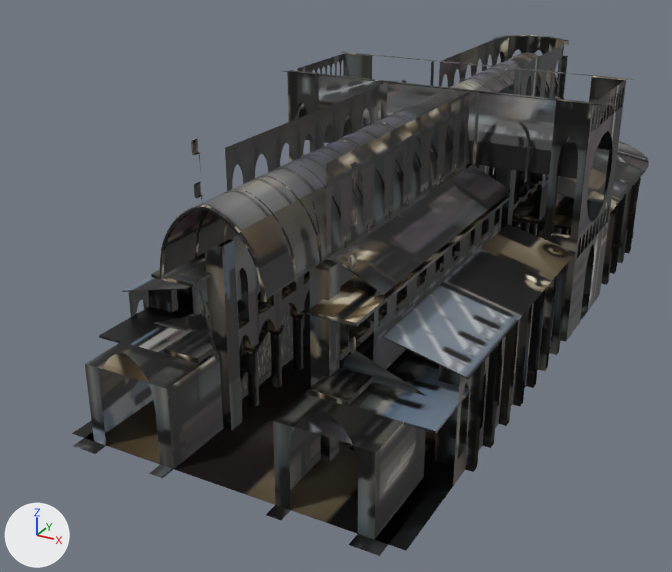
The glTF model cathedral/site/assets/interior.glb as it was, and as the next commit left it.
The view is the same before and after, from a camera (50 mm lens) standing at (52.7, -66.1, 62.4) and looking at (-10.5, 48.9, 4.9). Every picture has the same lights, and +X, +Y and +Z are marked at lower left. The older version comes first. Vertices at exactly the same position are counted once.

The scene before the commit, as lines of its bpy script (objects in view):
```python
me_int_stone = bpy.data.meshes.new('Int_Stone')
me_int_stone.from_pydata(...)  # 23042 vertices, 37822 faces; spans x -24.7..24.7, y 1.6..126.7, z 0.0..35.7
me_int_stone.materials.append(mat_ex_int)  # picture img_tex_int
ob_b_int = bpy.data.objects.new('B_int', me_int_stone)
ob_b_int.location = (0.0, 0.0, 0.0)
```
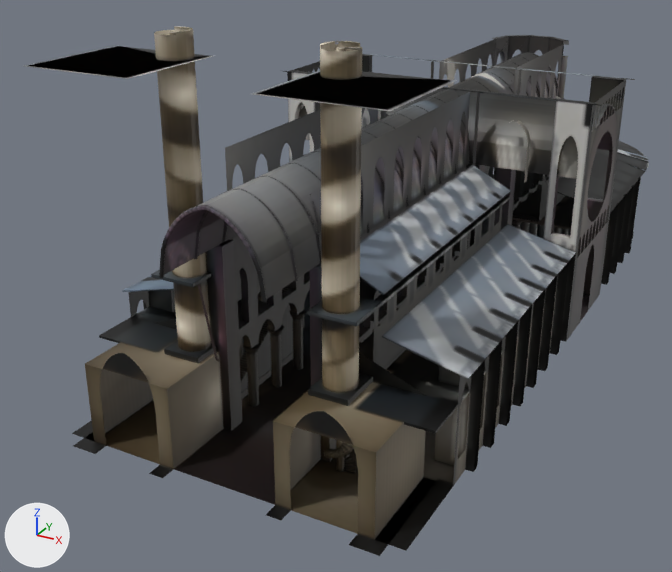
Boxes (x1, y1, x2, y2) around the edits, measured in the pictures (672 x 572 px):
'B_int', reshaped (8% wider)
    before: (72, 35, 649, 556)
    after: (24, 26, 649, 556)
part 1 of me_int_stone, built on
    after: (24, 26, 457, 474)
part 2 of me_int_stone, surface changed
    both: (73, 35, 649, 556)

The change, as a diff of the scene's bpy script:
```diff
--- a/cathedral/site/assets/interior.glb.py
+++ b/cathedral/site/assets/interior.glb.py
@@ me_int_stone @@
 # used by ob_b_int; location = (0.0, 0.0, 0.0)
-me_int_stone.from_pydata(...)  # 23042 vertices, 37822 faces; spans x -24.7..24.7, y 1.6..126.7, z 0.0..35.7
+me_int_stone.from_pydata(...)  # 27598 vertices, 45013 faces; spans x -24.7..24.7, y 1.6..126.7, z -0.2..47.9
+# me_int_stone part 1: 2 vertices moved within x -9.9, y 14.8, z 30.7..35.7; 4556 vertices added at x -20.5..20.5, y 1.6..16.0, z -0.2..47.9
+# me_int_stone part 2: 37760 kept faces spanning x -24.7..24.7, y 1.6..126.7, z 0.0..35.7 get new texture (UV) coordinates
 me_int_stone.materials.append(mat_ex_int)
```
